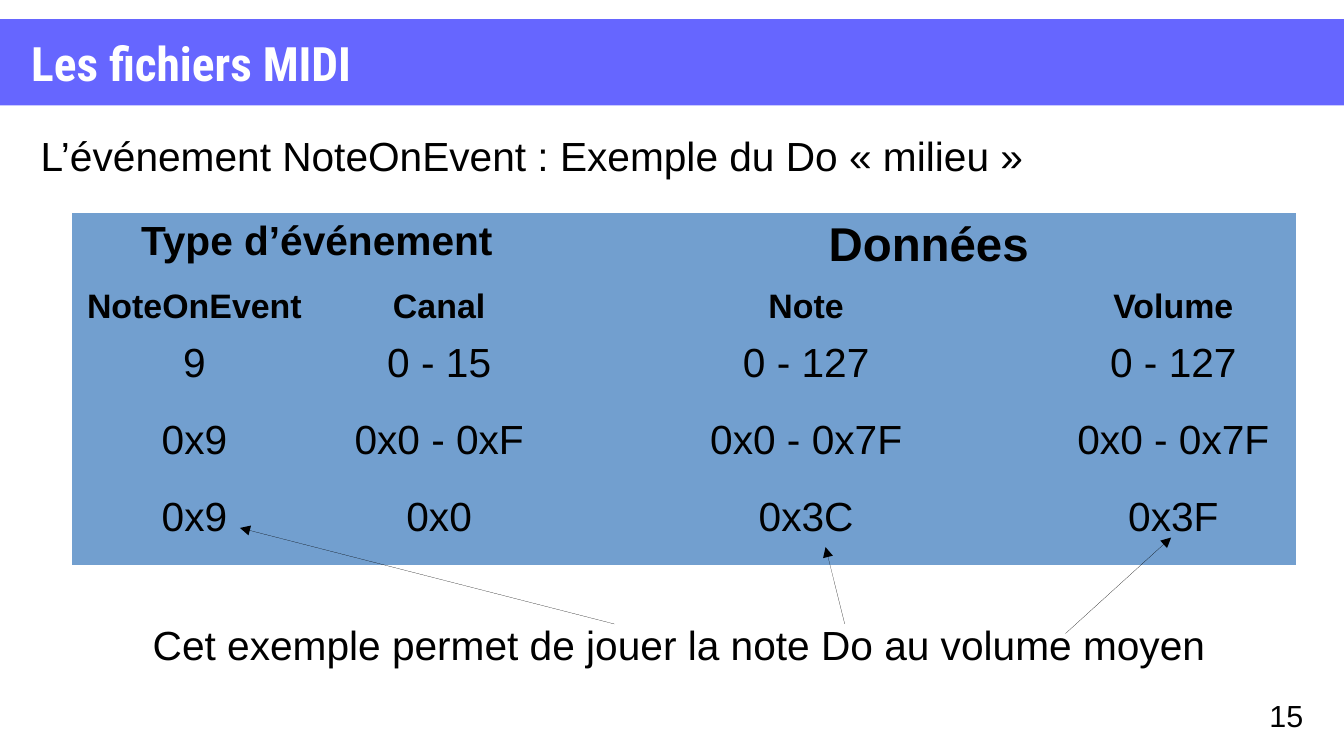
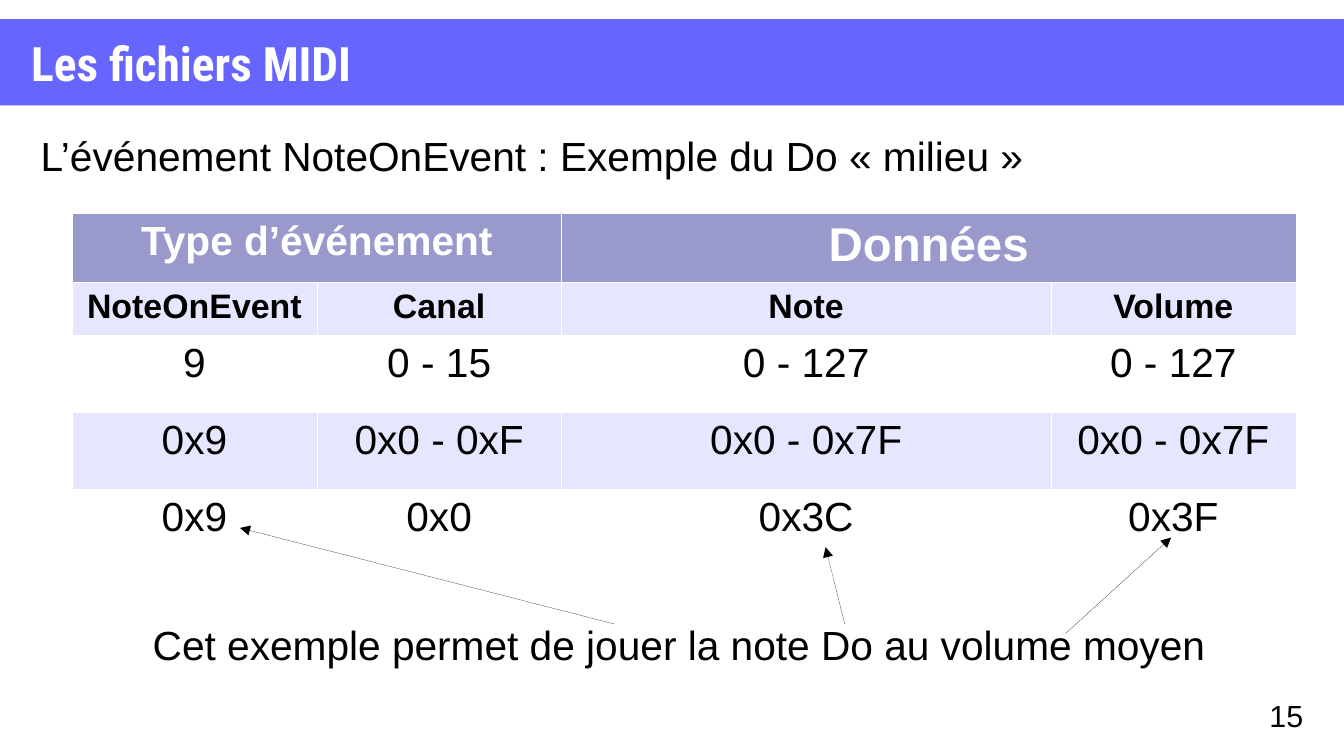
Before and after one commit to XgLsuLzRMy/Composition-Musicale-par-Reseau-de-Neurones, a slide deck: slide 15 of projet.odp. Drawn at 1344x756 pixels with LibreOffice and Linux fonts; fonts in the diff are those of the drawing. Boxes give left, top, right and bottom in pixels: in the first picture for what was removed or moved away, otherwise in the second. Text is boxed around its words. In the diff, an @@ line names an element or a change of style, - is before the commit and + after.

```diff
--- a/projet.odp
+++ b/projet.odp
@@ table at (x1=72, y1=213, x2=1296, y2=562) @@
@@ fill #729FCF to #9999CC in 2 cells @@
@@ fill #729FCF to #E6E6FF in 8 cells @@
@@ fill #729FCF to #FFFFFF in 8 cells @@
@@ text colour #000000 to #FFFFFF in "Type d’événement", "Données" @@
@@ borders changed @@
```
Also in this commit, not shown: 6 other slides changed, 1 slide added, 1 slide removed.
